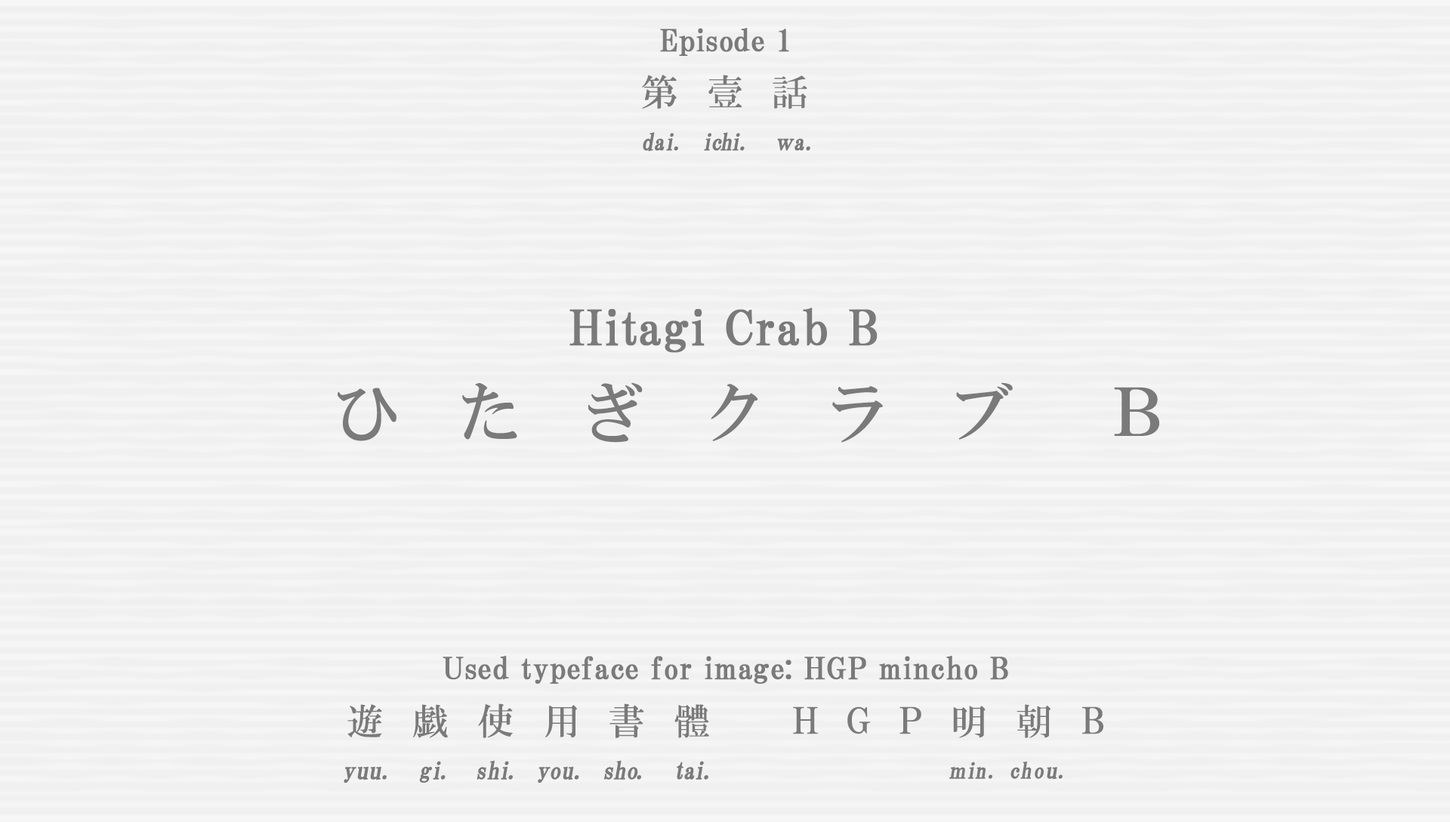
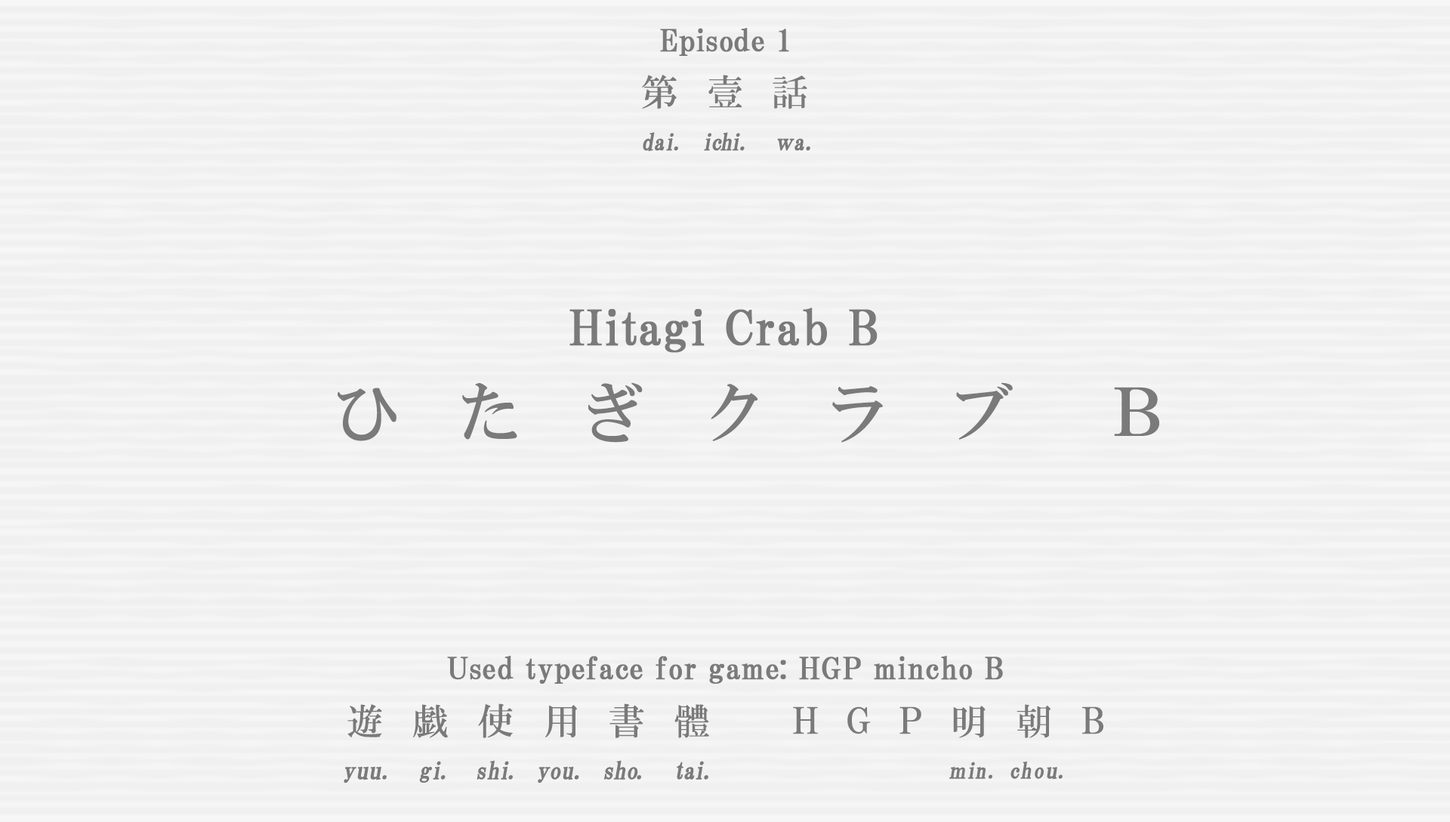
Before/after of a w=1450, h=822 layered artwork. What changed in the layer stack:
renamed "Used typeface for image: HGP mincho B" to "Used typeface for game: HGP mincho B", painted on it over [left=442, top=655, right=1009, bottom=684]
